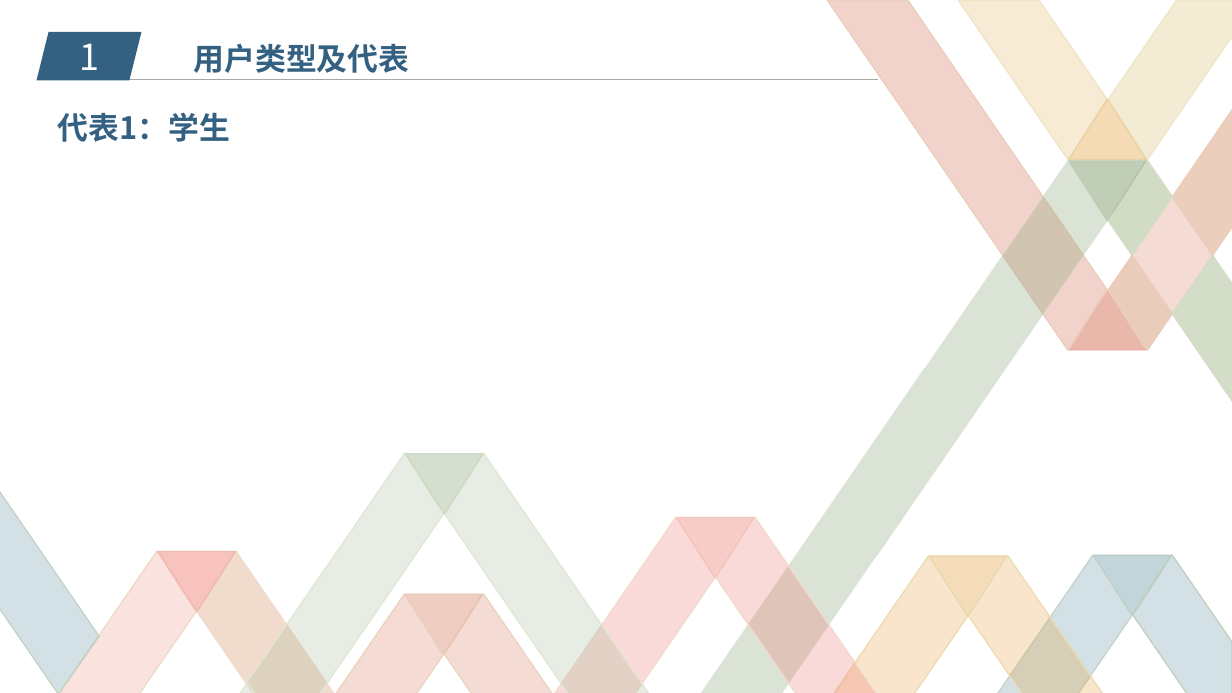
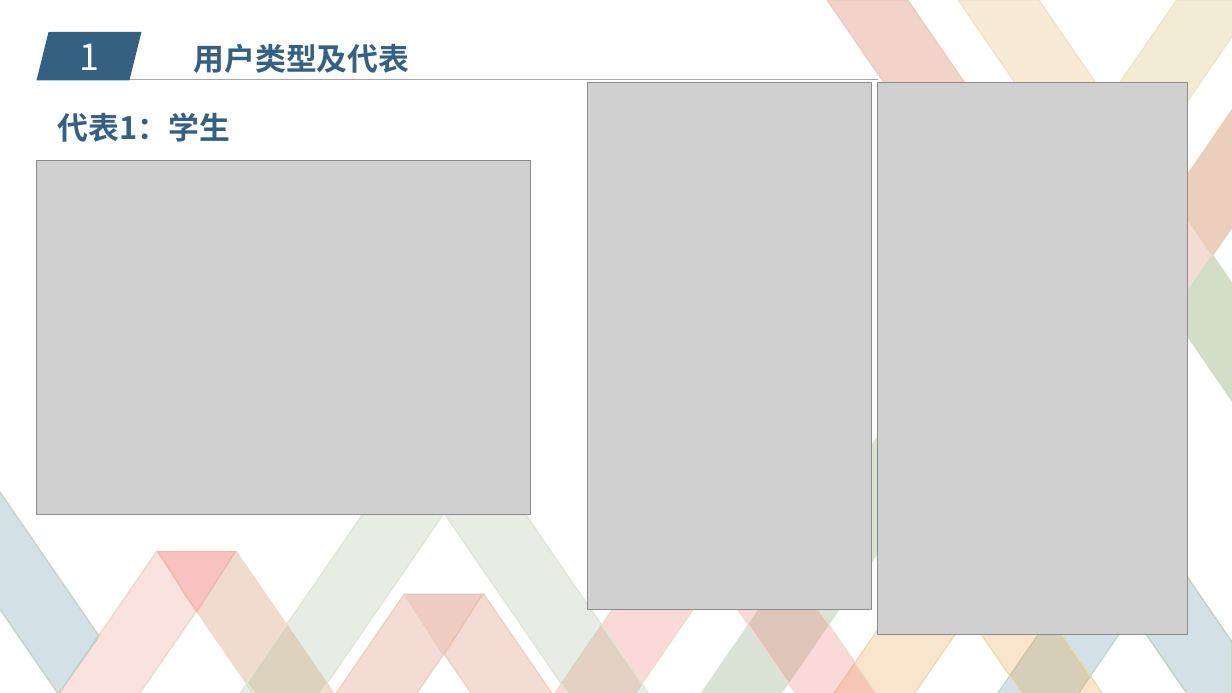
Before and after one commit to zucccxy/project, a slide deck: slide 4 of SRS展示ppt.pptx. Drawn at 1232x693 pixels with LibreOffice and Linux fonts; fonts in the diff are those of the drawing; grey boxes stand for pictures; background and template pictures are left out. Boxes give left, top, right and bottom in pixels: in the first picture for what was removed or moved away, otherwise in the second. Text is boxed around its words. In the diff, an @@ line names an element or a change of style, - is before the commit and + after.

Commit message:
SE-11-14

```diff
--- a/SRS展示ppt.pptx
+++ b/SRS展示ppt.pptx
@@ picture added at bbox=[588, 82, 872, 609] @@
@@ picture added at bbox=[878, 82, 1189, 634] @@
@@ freeform shape removed at bbox=[1069, 100, 1147, 160] @@
@@ picture added at bbox=[37, 161, 531, 515] @@
@@ freeform shape removed at bbox=[1069, 161, 1147, 221] @@
@@ freeform shape removed at bbox=[1108, 161, 1173, 255] @@
@@ freeform shape removed at bbox=[1108, 255, 1173, 349] @@
@@ freeform shape removed at bbox=[1069, 290, 1147, 350] @@
@@ freeform shape removed at bbox=[677, 518, 754, 578] @@
@@ freeform shape removed at bbox=[930, 556, 1007, 616] @@
@@ freeform shape removed at bbox=[1094, 555, 1172, 616] @@
```
Also in this commit, not shown: 1 other slide changed.
